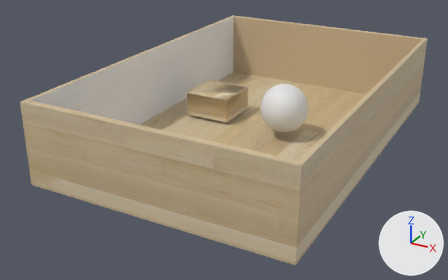
An edit to the Blender file New_Model_v3.blend, drawn before and after from the same camera.
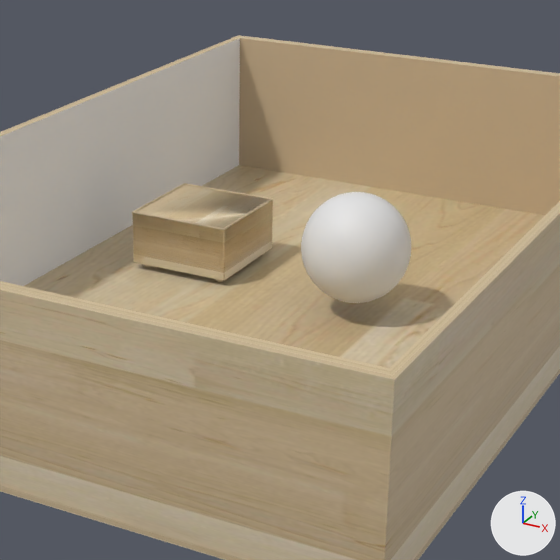
Old and new are each drawn whole from a 50 mm lens placed at (10.26, -21.22, 10.16), pointed at (-0.79, -1.13, 0.11) and again close up on the part from 29% to 83% of the width and 0% to 87% of the height. The lights are fixed; the arrows at lower right show +X, +Y and +Z.

The older version as bpy lines, for what is in view:
```python
me_cube = bpy.data.meshes.new('Cube')
me_cube.from_pydata(...)  # 20 vertices, 16 faces, 4 loose edges; spans x -1.0..1.0, y -1.0..1.0, z -1.0..1.0
# faces by material slot: [15, 1]
me_cube.materials.append(mat_wall_all)  # picture img_san_go_jpg
me_cube.materials.append(mat_chieu_dai_wall)  # its picture is missing
me_cube_006 = bpy.data.meshes.new('Cube.006')
me_cube_006.from_pydata(...)  # 37 vertices, 34 faces, 1 loose edge; spans x -1.0..1.0, y 0.1..1.12, z -1.0..1.0
me_cube_006.materials.append(mat_material_005)  # picture img_san_go_jpg
me_earth = bpy.data.meshes.new('Earth')
me_earth.from_pydata(...)  # 1850 vertices, 1936 faces; spans x -2.46..2.46, y -2.49..2.49, z -2.46..2.46
me_earth.polygons.foreach_set('use_smooth', [True] * 1936)
me_earth.materials.append(mat_material)  # its picture is missing
ob_earth = bpy.data.objects.new('Earth', me_earth)
ob_earth.location = (1.08, 0.51, 1.28)
ob_earth.rotation_euler = (1.571, 0.0, 3.142)  # degrees (90, 0, 180)
ob_earth.scale = (0.392, 0.392, 0.392)
ob_tu_to = bpy.data.objects.new('Tu_to', me_cube_006)
ob_tu_to.location = (-2.51, 1.42, 0.08)
ob_tu_to.rotation_euler = (1.571, 0.0, 0.0)  # degrees (90, 0, 0)
ob_wall = bpy.data.objects.new('Wall', me_cube)
ob_wall.location = (0.0, 0.0, 1.55)
ob_wall.scale = (5.0, 7.5, 1.5)
# also in view: 'Floor' at (0.0, 0.0, 0.0)
```
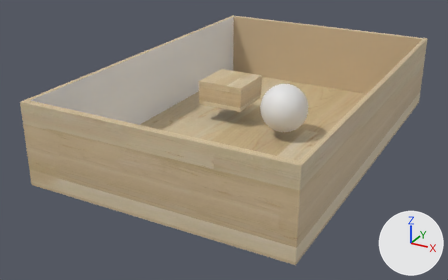
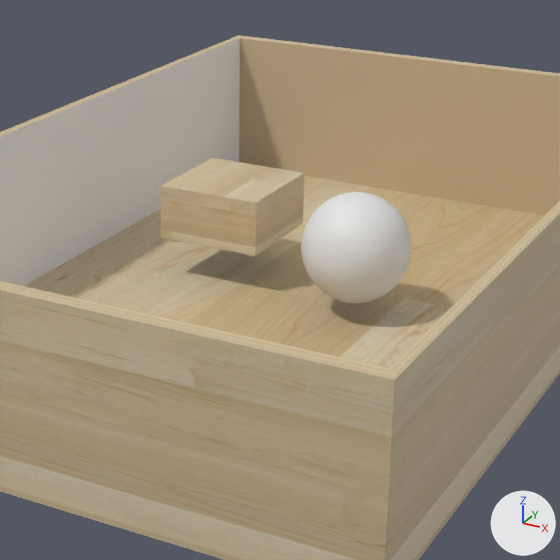
Changed parts and their boxes (x1, y1, x2, y2) in the close-ups (560 x 560 px):
'Cube_Cube.001', added (beige): after (160, 158, 304, 256)
'Tu_to', deleted (beige): before (132, 183, 273, 281)

The edits, one by one:
Picture 'San_go.jpg.002' (img_san_go_jpg_002) is new.
Material 'Material.008' (mat_material_008) is new.
Its texture is img_san_go_jpg_002.
Mesh me_cube_cube_001 is new.
It is a box spanning x -1.0..1.0, y 0.09..1.11, z -1.0..1.0.
It uses material mat_material_008 (picture img_san_go_jpg_002).
Object 'Tu_to' (ob_tu_to) is deleted.
Object 'Cube_Cube.001' (ob_cube_cube_001) is new; it shows me_cube_cube_001.
Its location is (-1.82, 1.34, 0.74).
Its rotation in degrees is (90, 0, 0).
